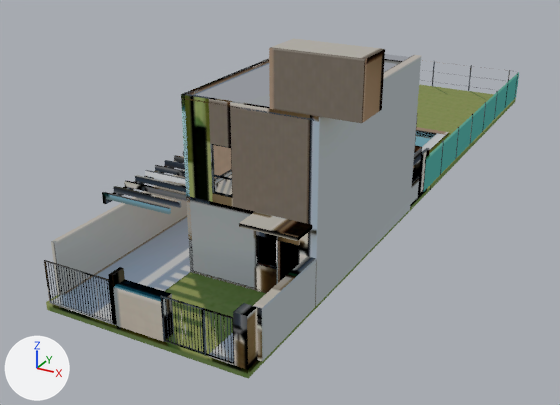
What one commit did to the glTF model assets/casa-oreja/exterior.glb.
The view is the same before and after, from a 50 mm lens placed at (17.52, -15.78, 13.36), pointed at (1.96, 12.5, -0.78). Arrows for +X, +Y and +Z are at lower left; the lights stay in place. The first picture is the older version. Where no turn or scale is listed for an object, it has been applied to the vertices. Vertices at exactly the same position are counted once.

In view in the first picture: 'B_Exterior'.
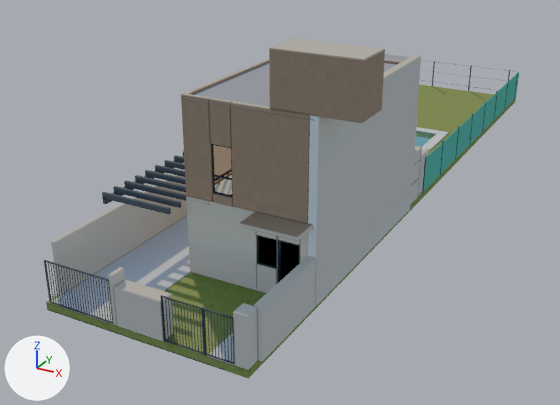
Changed parts and their boxes (x1, y1, x2, y2) in the pictures (560 x 405 px; the box of a moved part takes in the faces that stretch with it):
part 1 of me_b_exterior, moved or reshaped
    both: (44, 60, 517, 365)
part 2 of me_b_exterior, surface changed
    both: (44, 49, 518, 370)

What the commit changed:
me_b_exterior is used by ob_b_exterior; location (4.66, 16.1, 3.45).
me_b_exterior had 1941 vertices, 3020 faces and spanned x -4.7..4.7, y -16.1..16.1, z -4.9..4.9.
me_b_exterior now has 1945 vertices, 3020 faces and spans x -4.7..4.7, y -16.1..16.1, z -4.9..4.9.
Part 1, on me_b_exterior:
4 vertices are removed from x -1.5, y -9.4..-8.7, z -3.3..-0.6.
237 faces are deleted.
2 vertices move from x -1.5, y -9.3..-8.4, z -3.3..-0.6 to x -1.5, y -9.3..-8.4, z -1.5..-1.0.
8 vertices are added at x -1.5, y -9.4..-8.7, z -1.5..-1.0.
237 new faces join them.
me_b_exterior part 2: 2653 kept faces spanning x -4.7..4.7, y -16.1..16.1, z -4.9..4.9 get new texture (UV) coordinates.
